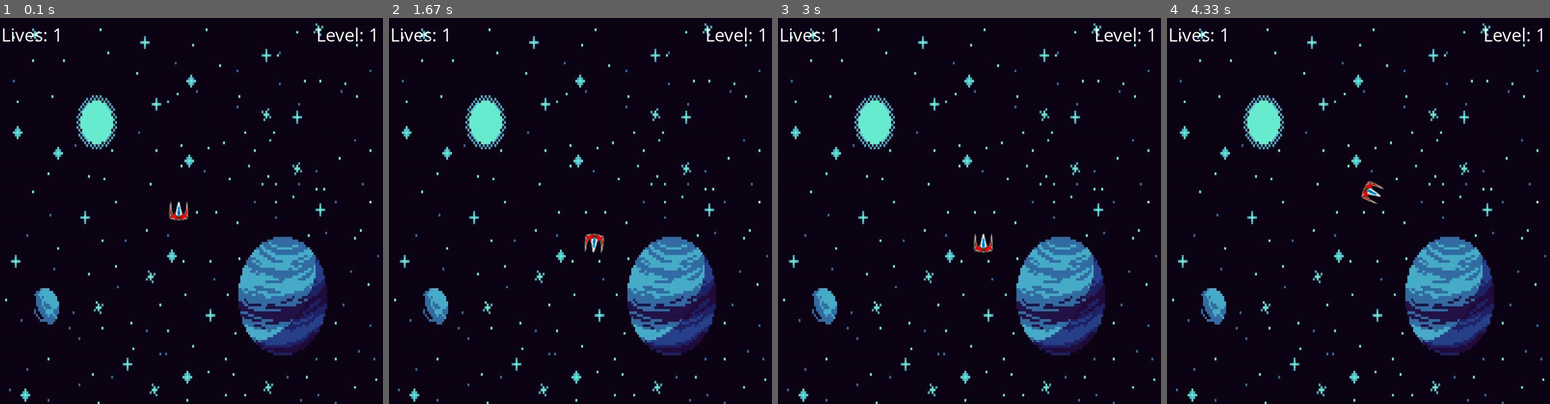
Above: before the commit, frames 1-4 (left to right).
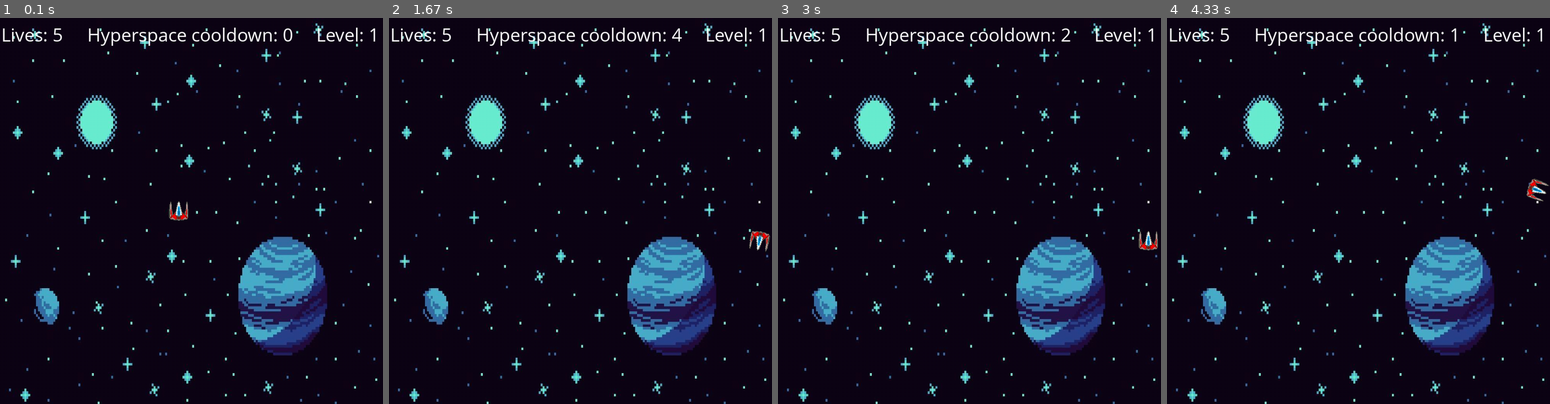
Above: after the commit, the same moments.

Repository: the-bald-lad/Pygame-asteroids
Game: pygame game, started from main.py
The game is run twice, just before and just after one commit, with the same random seed, the same clock (stepped at 60 frames per second) and the same inputs.
Inputs:
- Up to frame 1 (0.1 s): no input
- Up to frame 2 (1.67 s): tap Space at 0.33, 0.73, 1.03, 1.23, 1.57 s; hold D 0.67-1.13 s; hold W 1.17-1.47 s; hold D from 1.5 s (still down)
- Up to frame 3 (3 s): tap Space at 1.87, 2.07, 2.37, 2.63, 2.93 s; release D at 1.97 s; hold A 2-2.53 s; hold A 2.57-2.97 s
- Up to frame 4 (4.33 s): hold W 3-3.37 s; tap Space at 3.07, 3.47, 3.77, 4.13 s; hold D 3.4-4.03 s; hold A from 4.07 s (still down)

The runs differ from the first frame. In frame 1, 0.7% of the frame differs, in the area x 13-77%, y 2-8%; in frame 2, 1.0%, in the area x 13-100%, y 2-61%; in frame 3, 1.0%; in frame 4, 1.0%.

Commit message:
added hyperspace and boundary checks

Diff:
--- a/main.py
+++ b/main.py
@@ -1,14 +1,16 @@
 import pygame as p, os, math
+from random import randint
 p.font.init()
 
 WIDTH, HEIGHT = 1000, 1000
+SHIP_SIZE_X, SHIP_SIZE_Y = 50, 50
 DIS = p.display.set_mode((WIDTH, HEIGHT))
 p.display.set_caption("Big Rocks in Space")
 black = (0, 0, 0)
 white = (255, 255, 255)
 
 ASTEROID = p.image.load(os.path.join("assets", "asteroid.png"))
-SHIP = p.transform.scale(p.image.load(os.path.join("assets", "ship.png")), (50, 50))
+SHIP = p.transform.scale(p.image.load(os.path.join("assets", "ship.png")), (SHIP_SIZE_X, SHIP_SIZE_Y))
 
 BG = p.transform.scale(p.image.load(os.path.join("assets", "background-space.jpg")), (WIDTH, HEIGHT))
 
@@ -67,13 +69,28 @@
         self.sine = math.sin(math.radians(self.angle + 90))
         self.head = (self.x + self.cosine * self.w//2, self.y - self.sine * self.h//2)
 
+    def hyper_space(self):
+        self.x = randint(0, WIDTH-self.ship_img.get_width())
+        self.x = randint(0, HEIGHT-self.ship_img.get_width())
+
+    def check(self):
+        if self.x - self.ship_img.get_width() > WIDTH:
+            self.x = 0
+        if self.x < 0:
+            self.x = WIDTH
+        if self.y - self.ship_img.get_height() > WIDTH:
+            self.y = 0
+        if self.y < 0:
+            self.y = HEIGHT
+
 
 def main():
     running = True
     FPS = 60
-    level, lives = 1, 1
+    level, lives = 1, 5
     m_font = p.font.SysFont("opensans", 50)
     player_vel = 0
+    hyper_cooldown = 0
 
     player = Ship(WIDTH/2 - 30, HEIGHT/2)
 
@@ -86,9 +103,11 @@
         # text
         lives_label = m_font.render(f"Lives: {lives}", 1, white)
         level_label = m_font.render(f"Level: {level}", 1, white)
+        hyper_label = m_font.render(f"Hyperspace cooldown: {round(hyper_cooldown/60)}", 1, white)
 
         DIS.blit(lives_label, (10, 10))
         DIS.blit(level_label, (WIDTH - level_label.get_width() - 10, 10))
+        DIS.blit(hyper_label, (WIDTH/2 - hyper_label.get_width()/2, 10))
 
         player.draw(DIS)
 
@@ -97,8 +116,8 @@
 
     while running:
         clock.tick(FPS)
-        redraw_display()
-        player_vel -= 1
+        hyper_cooldown -= 1
+        if hyper_cooldown < 0: hyper_cooldown = 0
 
         for event in p.event.get():
             if event.type == p.QUIT:
@@ -111,6 +130,14 @@
             player.turn_right()
         if keys[p.K_w]: # up
             player.move_forward()
+        if keys[p.K_SPACE] and hyper_cooldown <= 0: # hyperspace
+            player.hyper_space()
+            player.move_forward()
+            hyper_cooldown = 60*5
+
+        player.check()
+
+        redraw_display()
 
 if __name__ == "__main__":
     main()
